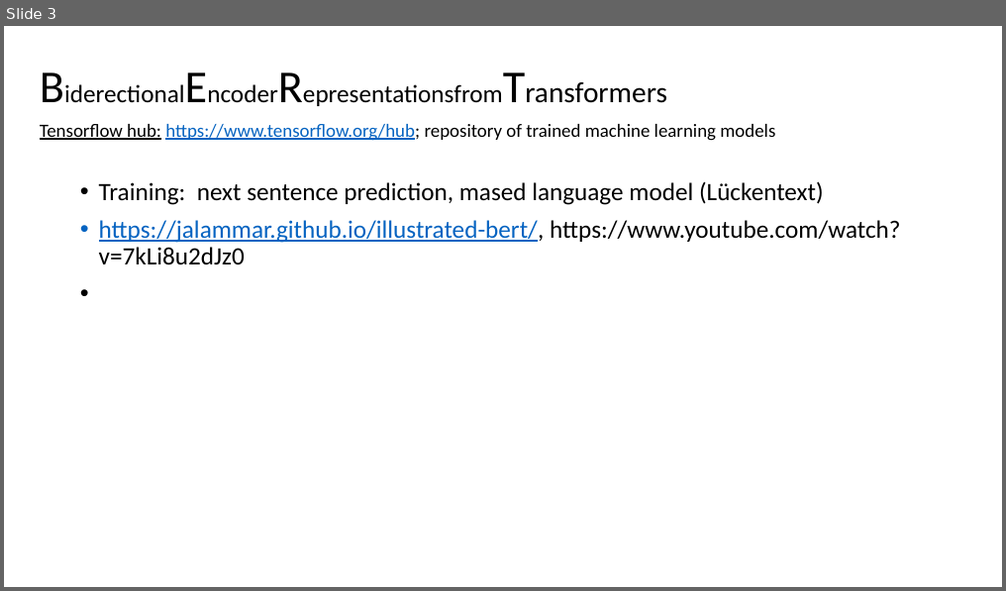
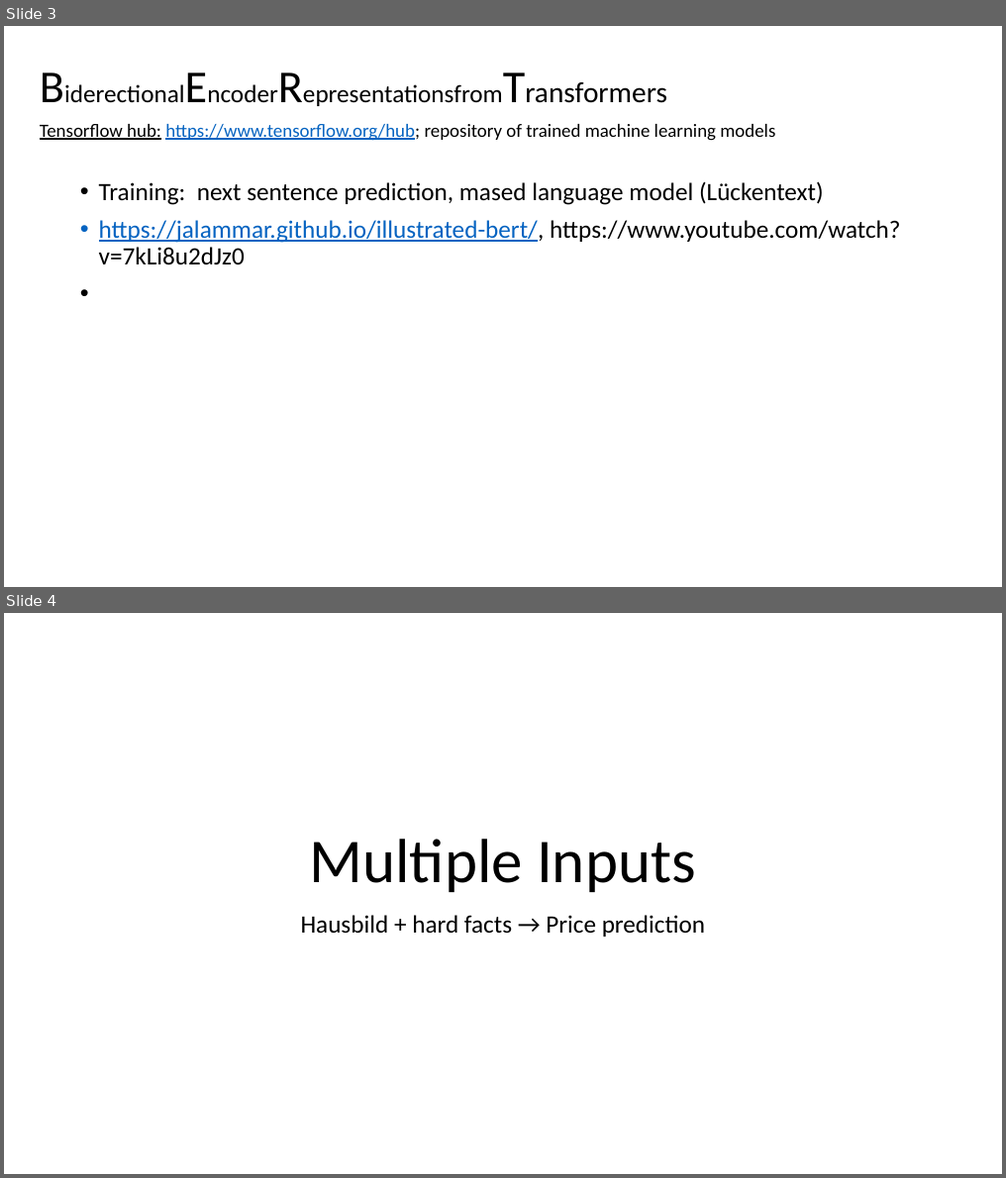
Before and after one commit to LMMKsolutions/Scraping, a slide deck: Knowledge.pptx. Shown one above the other, each under a label of ours: slide 3 before the commit, slides 3 and 4 after it. The pictures are 1006x591 and 1006x1178 pixels, drawn with LibreOffice and Linux fonts; fonts in the diff are those of the drawing. Boxes give left, top, right and bottom in pixels: in the first picture for what was removed or moved away, otherwise in the second. Text is boxed around its words. In the diff, an @@ line names an element or a change of style, - is before the commit and + after.

```diff
--- a/Knowledge.pptx
+++ b/Knowledge.pptx
@@ slide 4 added at (4,613,1002,1174), background #FFFFFF @@
@@ title added at (310,839,696,892), 60 pt, text #000000 @@
+Multiple Inputs
@@ subtitle added at (301,915,705,937), 24 pt, text #000000 @@
+Hausbild + hard facts → Price prediction
```
Also in this commit, not shown: 3 other slides added, 2 other files.
